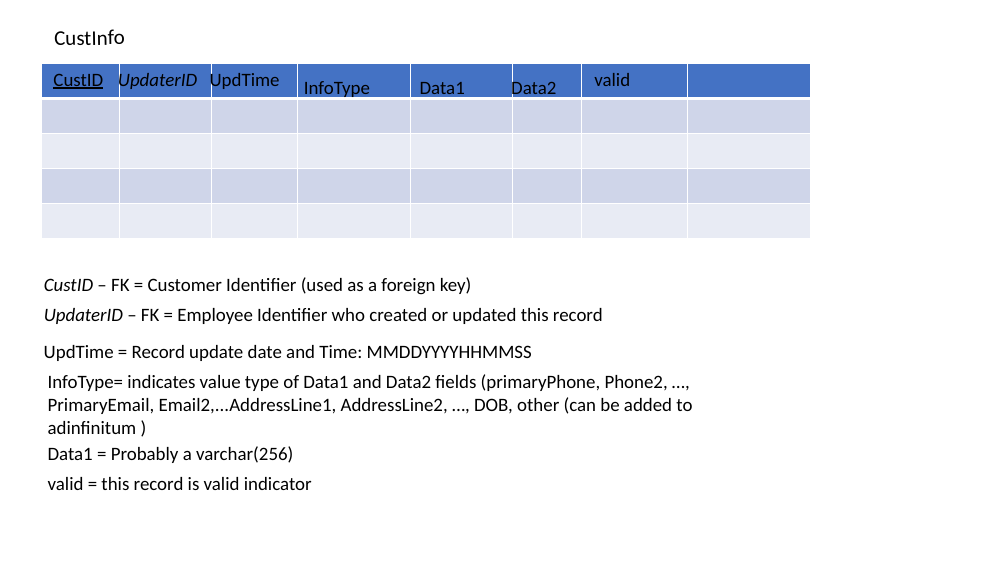
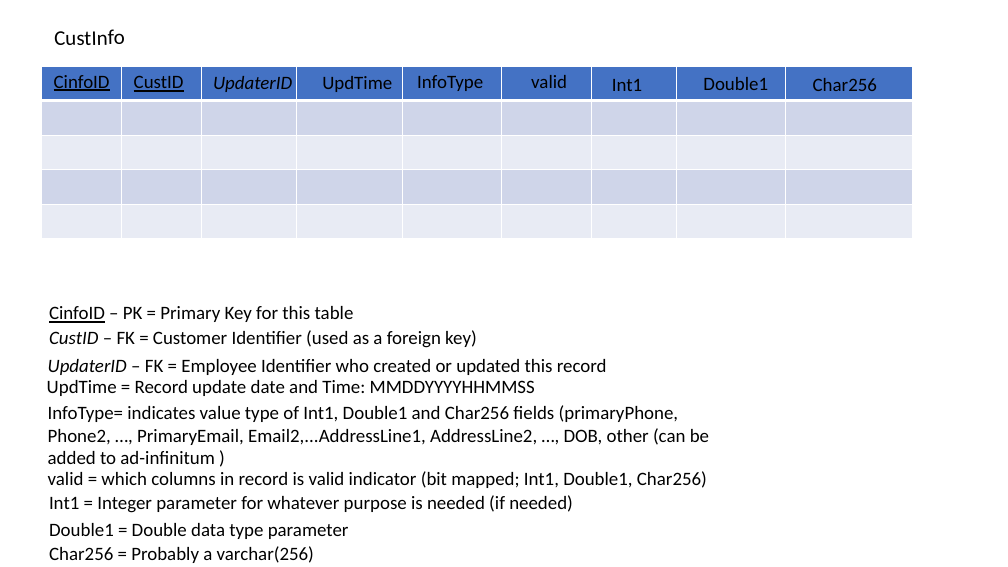
Before and after one commit to andrewroe/rosiessalon, a slide deck: slide 9 of RosieSalonDataModel.pptx. Drawn at 1008x567 pixels with LibreOffice and Linux fonts; fonts in the diff are those of the drawing. Boxes give left, top, right and bottom in pixels: in the first picture for what was removed or moved away, otherwise in the second. Text is boxed around its words. In the diff, an @@ line names an element or a change of style, - is before the commit and + after.

Commit message:
update Data Model

```diff
--- a/RosieSalonDataModel.pptx
+++ b/RosieSalonDataModel.pptx
@@ table at (x1=42, y1=67, x2=913, y2=239) @@
+column 9:  |  |  |  | 
@@ table resized from (x1=42, y1=64, x2=810, y2=239) to (x1=42, y1=67, x2=913, y2=239) @@
@@ text added at (x1=54, y1=75, x2=110, y2=91), 18 pt, text #000000, underline @@
+CinfoID
@@ text "CustID" moved from (x1=53, y1=73, x2=103, y2=89) to (x1=134, y1=75, x2=184, y2=92) @@
@@ text "UpdaterID" rewrapped from (x1=118, y1=70, x2=197, y2=91) to (x1=213, y1=76, x2=292, y2=92) @@
@@ text "UpdTime" rewrapped from (x1=210, y1=70, x2=280, y2=91) to (x1=322, y1=76, x2=392, y2=92) @@
@@ text "InfoType" moved from (x1=304, y1=81, x2=370, y2=99) to (x1=417, y1=75, x2=483, y2=91) @@
@@ text removed at (x1=511, y1=78, x2=556, y2=99) @@
-Data2
@@ text "valid" moved from (x1=594, y1=73, x2=630, y2=86) to (x1=531, y1=75, x2=567, y2=88) @@
@@ text at (x1=612, y1=79, x2=642, y2=91): text changed @@
-Data1
+Int1
@@ text added at (x1=703, y1=77, x2=768, y2=90), 18 pt, text #000000 @@
+Double1
@@ text added at (x1=813, y1=78, x2=877, y2=91), 18 pt, text #000000 @@
+Char256
@@ text "CustID – FK = Customer ..." moved from (x1=44, y1=277, x2=472, y2=295) to (x1=49, y1=330, x2=477, y2=348) @@
@@ text added at (x1=49, y1=306, x2=354, y2=323), 18 pt, text #000000 @@
+CinfoID – PK = Primary Key for this table
@@ text "UpdaterID – FK = Employee ..." moved from (x1=44, y1=308, x2=603, y2=324) to (x1=48, y1=359, x2=607, y2=375) @@
@@ text "UpdTime = Record update date ..." moved from (x1=44, y1=345, x2=532, y2=361) to (x1=47, y1=380, x2=535, y2=396) @@
@@ text at (x1=48, y1=405, x2=709, y2=464): text changed @@
-InfoType= indicates value type of Data1 and Data2 fields (primaryPhone, Phone2, …, PrimaryEmail, Email2,...AddressLine1, AddressLine2, …, DOB, other (can be added to adinfinitum )
+InfoType= indicates value type of Int1, Double1 and Char256 fields (primaryPhone, Phone2, …, PrimaryEmail, Email2,...AddressLine1, AddressLine2, …, DOB, other (can be added to ad-infinitum )
@@ text at (x1=48, y1=471, x2=707, y2=488): text changed @@
-valid = this record is valid indicator
+valid = which columns in record is valid indicator (bit mapped; Int1, Double1, Char256)
@@ text added at (x1=49, y1=495, x2=573, y2=513), 18 pt, text #000000 @@
+Int1 = Integer parameter for whatever purpose is needed (if needed)
@@ text added at (x1=49, y1=523, x2=349, y2=539), 18 pt, text #000000 @@
+Double1 = Double data type parameter
@@ text at (x1=49, y1=546, x2=314, y2=563): text changed @@
-Data1 = Probably a varchar(256)
+Char256 = Probably a varchar(256)
```
Also in this commit, not shown: 11 other slides changed.
